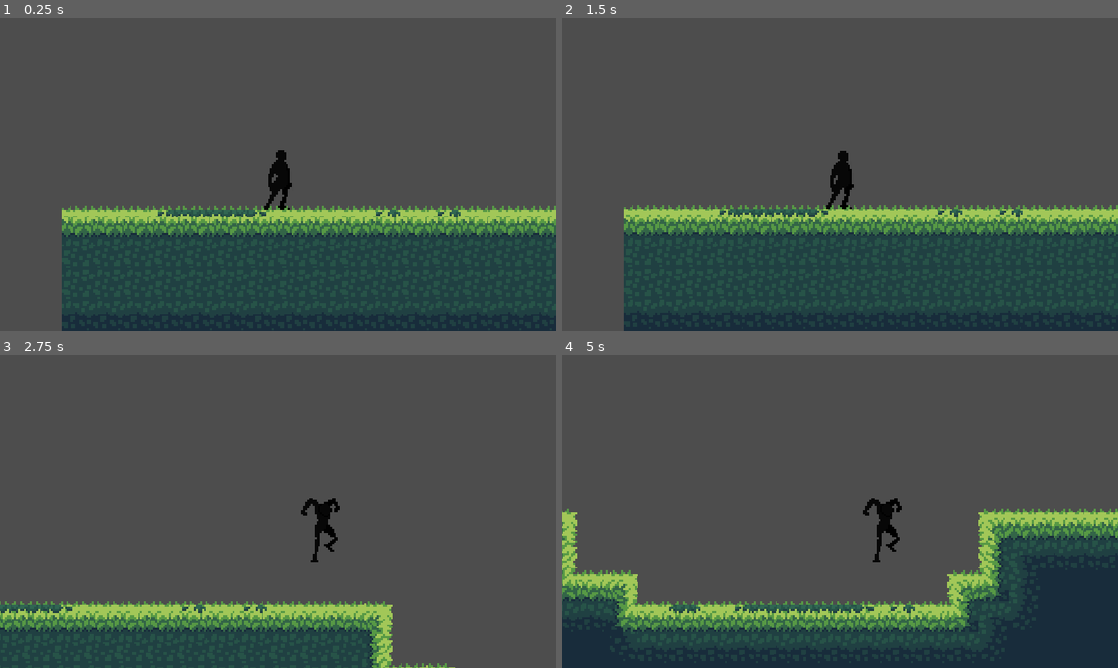
Above: before the commit, frames 1-4 (two rows, left to right).
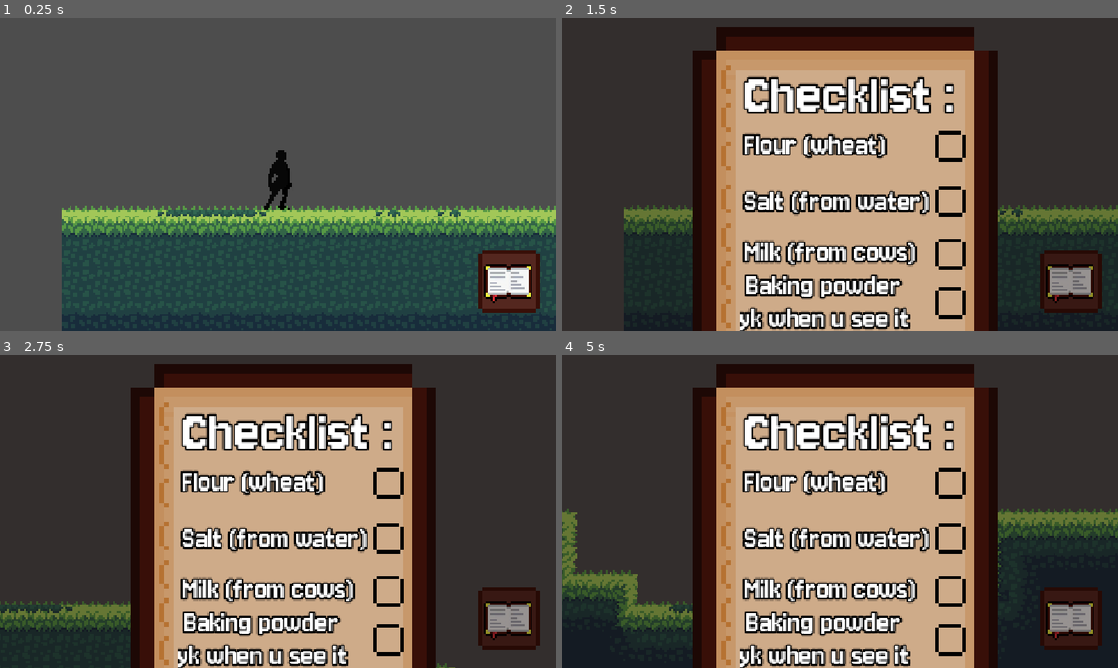
Above: after the commit, the same moments.

Repository: youswiftlmao/sillouette-chef
Game: Godot game, scene res://scenes/game.tscn
The game is run twice, just before and just after one commit, with the same random seed, the same clock (stepped at 60 frames per second) and the same inputs.
Inputs (mouse positions are in pixels of both pictures, inside the frame that each line leads up to):
- Up to frame 1 (0.25 s): no input
- Up to frame 2 (1.5 s): click (1073, 280) at 0.52 s; click (845, 174) at 1.27 s
- Up to frame 3 (2.75 s): tap Enter at 2 s; hold D (right) from 2.03 s (still down); tap Alt at 2.1 s; tap W (jump) at 2.27 s
- Up to frame 4 (5 s): tap Shift at 2.85, 4.35 s; tap W (jump) at 3.02, 4.52 s; release D (right) at 3.53 s; hold A (left) 3.53-4.28 s; tap Alt at 3.6 s; hold D (right) from 4.28 s (still down)

The runs differ from the first frame. In frame 1, 2.2% of the frame differs, in the area x 86-98%, y 74-95%; in frame 2, 98%; in frame 3, 99%, in the area x 0-100%, y 0-100%; in frame 4, 93%.

Commit message:
added sfx and a checklist systm where you have to gather items with hindfs whicih once collecterd show a green tick cruicial part as it indicates your gotten everything and can go to the next level fixed some bug smoothed the camera reword the jump and landing sfx continuing on with level design for now

Diff:
--- a/scenes/thechef.tscn
+++ b/scenes/thechef.tscn
@@ -7,6 +7,13 @@
 [ext_resource type="AudioStream" uid="uid://bwqwqhuw1p0lf" path="res://sounds/sound3.mp3" id="5_oaxxh"]
 [ext_resource type="AudioStream" uid="uid://ctrirlx1vy0qk" path="res://sounds/abdalrahman_bm-8-bit-grass-footsteps-1-408575.mp3" id="6_oaxxh"]
 [ext_resource type="AudioStream" uid="uid://bvgt27lvb85h6" path="res://sounds/freesound_community-punch-boxing-06-reverb-82202.mp3" id="7_jnxtm"]
+[ext_resource type="Script" uid="uid://dje4y2f7lgemo" path="res://scripts/GUI.gd" id="8_vrpk8"]
+[ext_resource type="Texture2D" uid="uid://dmhh3luq3ohhe" path="res://assets/inv.png" id="9_pm1cm"]
+[ext_resource type="Texture2D" uid="uid://d4dgcivhkmf08" path="res://assets/bginv.png" id="10_e6ydx"]
+[ext_resource type="Texture2D" uid="uid://b4m41m1q6oghd" path="res://assets/inv open.png" id="11_e8iao"]
+[ext_resource type="FontFile" uid="uid://bh6jvsa7eqolq" path="res://text/Jersey10-Regular.ttf" id="12_yjsmm"]
+[ext_resource type="Texture2D" uid="uid://k61gepb1o8tr" path="res://assets/check.png" id="13_3uxqh"]
+[ext_resource type="Texture2D" uid="uid://bvhfw81gwrpnx" path="res://assets/DONE.png" id="14_gjg41"]
 
 [sub_resource type="AtlasTexture" id="AtlasTexture_md6kr"]
 atlas = ExtResource("1_bhwxj")
@@ -172,6 +179,58 @@
 [sub_resource type="RectangleShape2D" id="RectangleShape2D_keyna"]
 size = Vector2(11, 30)
 
+[sub_resource type="Animation" id="Animation_pyvwr"]
+length = 0.001
+tracks/0/type = "value"
+tracks/0/imported = false
+tracks/0/enabled = true
+tracks/0/path = NodePath(".:position")
+tracks/0/interp = 1
+tracks/0/loop_wrap = true
+tracks/0/keys = {
+"times": PackedFloat32Array(0),
+"transitions": PackedFloat32Array(1),
+"update": 0,
+"values": [Vector2(587.00006, 393.00003)]
+}
+
+[sub_resource type="Animation" id="Animation_bejd7"]
+resource_name = "close"
+tracks/0/type = "value"
+tracks/0/imported = false
+tracks/0/enabled = true
+tracks/0/path = NodePath(".:position")
+tracks/0/interp = 1
+tracks/0/loop_wrap = true
+tracks/0/keys = {
+"times": PackedFloat32Array(0, 0.5),
+"transitions": PackedFloat32Array(1, 1),
+"update": 0,
+"values": [Vector2(587.00006, -295.99997), Vector2(587.00006, 393.00003)]
+}
+
+[sub_resource type="Animation" id="Animation_ixqi8"]
+resource_name = "open"
+tracks/0/type = "value"
+tracks/0/imported = false
+tracks/0/enabled = true
+tracks/0/path = NodePath(".:position")
+tracks/0/interp = 1
+tracks/0/loop_wrap = true
+tracks/0/keys = {
+"times": PackedFloat32Array(0, 0.5),
+"transitions": PackedFloat32Array(1, 1),
+"update": 0,
+"values": [Vector2(587.00006, 393.00003), Vector2(587.00006, -295.99997)]
+}
+
+[sub_resource type="AnimationLibrary" id="AnimationLibrary_lyk8j"]
+_data = {
+&"RESET": SubResource("Animation_pyvwr"),
+&"close": SubResource("Animation_bejd7"),
+&"open": SubResource("Animation_ixqi8")
+}
+
 [node name="thechef" type="CharacterBody2D" unique_id=241996407]
 script = ExtResource("1_keyna")
 
@@ -209,4 +268,138 @@
 volume_db = -24.701
 pitch_scale = 1.1
 
+[node name="CanvasLayer" type="CanvasLayer" parent="." unique_id=614088534]
+script = ExtResource("8_vrpk8")
+
+[node name="toggleinv" type="TextureButton" parent="CanvasLayer" unique_id=339765818]
+offset_left = 990.00006
+offset_top = 481.00006
+offset_right = 1022.00006
+offset_bottom = 513.00006
+scale = Vector2(4.045454, 4.045454)
+texture_normal = ExtResource("9_pm1cm")
+
+[node name="inv2" type="Node2D" parent="CanvasLayer" unique_id=1778009688]
+position = Vector2(587.00006, 393.00003)
+scale = Vector2(4.045454, 4.045454)
+
+[node name="inv" type="TextureButton" parent="CanvasLayer/inv2" unique_id=155247739]
+modulate = Color(1, 1, 1, 0.6392157)
+offset_left = -145.00002
+offset_top = 70.0
+offset_right = -81.000015
+offset_bottom = 134.0
+scale = Vector2(4.558556, 2.6213572)
+texture_normal = ExtResource("10_e6ydx")
+
+[node name="InvOpen" type="Sprite2D" parent="CanvasLayer/inv2" unique_id=116163650]
+position = Vector2(0, 156.00002)
+scale = Vector2(2.4449477, 2.4449477)
+texture = ExtResource("11_e8iao")
+
+[node name="checklist" type="RichTextLabel" parent="CanvasLayer/inv2" unique_id=1299844320]
+offset_left = -57.999996
+offset_top = 95.99999
+offset_right = 201.03284
+offset_bottom = 167.57608
+scale = Vector2(0.48256433, 0.48256433)
+theme_override_constants/outline_size = 8
+theme_override_fonts/normal_font = ExtResource("12_yjsmm")
+theme_override_font_sizes/normal_font_size = 64
+text = " Checklist : "
+
+[node name="todo" type="RichTextLabel" parent="CanvasLayer/inv2" unique_id=1715685544]
+offset_left = -54.999996
+offset_top = 130.0
+offset_right = 204.03284
+offset_bottom = 201.57608
+scale = Vector2(0.48256433, 0.48256433)
+theme_override_constants/outline_size = 8
+theme_override_fonts/normal_font = ExtResource("12_yjsmm")
+theme_override_font_sizes/normal_font_size = 32
+text = " Flour (wheat)"
+
+[node name="todo2" type="RichTextLabel" parent="CanvasLayer/inv2" unique_id=819069973]
+offset_left = -54.999996
+offset_top = 159.0
+offset_right = 204.03284
+offset_bottom = 230.57608
+scale = Vector2(0.48256433, 0.48256433)
+theme_override_constants/outline_size = 8
+theme_override_fonts/normal_font = ExtResource("12_yjsmm")
+theme_override_font_sizes/normal_font_size = 32
+text = " Salt (from water)"
+
+[node name="todo3" type="RichTextLabel" parent="CanvasLayer/inv2" unique_id=2115722323]
+offset_left = -54.999996
+offset_top = 184.99998
+offset_right = 204.03284
+offset_bottom = 256.57605
+scale = Vector2(0.48256433, 0.48256433)
+theme_override_constants/outline_size = 8
+theme_override_fonts/normal_font = ExtResource("12_yjsmm")
+theme_override_font_sizes/normal_font_size = 32
+text = " Milk (from cows)"
+
+[node name="todo4" type="RichTextLabel" parent="CanvasLayer/inv2" unique_id=1807228165]
+offset_left = -53.999996
+offset_top = 201.99998
+offset_right = 205.03284
+offset_bottom = 273.57605
+scale = Vector2(0.48256433, 0.48256433)
+theme_override_constants/outline_size = 8
+theme_override_fonts/normal_font = ExtResource("12_yjsmm")
+theme_override_font_sizes/normal_font_size = 32
+text = " Baking powder
+yk when u see it"
+
+[node name="Check" type="Sprite2D" parent="CanvasLayer/inv2" unique_id=279740795]
+position = Vector2(54.000004, 139.00002)
+scale = Vector2(0.49769968, 0.49769968)
+texture = ExtResource("13_3uxqh")
+
+[node name="Check2" type="Sprite2D" parent="CanvasLayer/inv2" unique_id=128222869]
+position = Vector2(54.000004, 167.00002)
+scale = Vector2(0.49769968, 0.49769968)
+texture = ExtResource("13_3uxqh")
+
+[node name="Check3" type="Sprite2D" parent="CanvasLayer/inv2" unique_id=77483744]
+position = Vector2(54.000004, 194)
+scale = Vector2(0.49769968, 0.49769968)
+texture = ExtResource("13_3uxqh")
+
+[node name="Check4" type="Sprite2D" parent="CanvasLayer/inv2" unique_id=882223571]
+position = Vector2(54.000004, 219)
+scale = Vector2(0.49769968, 0.49769968)
+texture = ExtResource("13_3uxqh")
+
+[node name="Done" type="Sprite2D" parent="CanvasLayer/inv2" unique_id=1108935730]
+visible = false
+position = Vector2(53, 137)
+scale = Vector2(0.67926574, 0.67926574)
+texture = ExtResource("14_gjg41")
+
+[node name="Done2" type="Sprite2D" parent="CanvasLayer/inv2" unique_id=438305205]
+visible = false
+position = Vector2(53, 166)
+scale = Vector2(0.67926574, 0.67926574)
+texture = ExtResource("14_gjg41")
+
+[node name="Done3" type="Sprite2D" parent="CanvasLayer/inv2" unique_id=1555713679]
+visible = false
+position = Vector2(53, 193)
+scale = Vector2(0.67926574, 0.67926574)
+texture = ExtResource("14_gjg41")
+
+[node name="Done4" type="Sprite2D" parent="CanvasLayer/inv2" unique_id=1532638337]
+visible = false
+position = Vector2(53, 216.99997)
+scale = Vector2(0.67926574, 0.67926574)
+texture = ExtResource("14_gjg41")
+
+[node name="AnimationPlayer" type="AnimationPlayer" parent="CanvasLayer/inv2" unique_id=304000255]
+libraries/ = SubResource("AnimationLibrary_lyk8j")
+
 [connection signal="timeout" from="FootstepTimer" to="." method="_on_time_footstep_timer_timeout"]
+[connection signal="pressed" from="CanvasLayer/toggleinv" to="CanvasLayer" method="_on_toggleinv_pressed"]
+[connection signal="pressed" from="CanvasLayer/inv2/inv" to="CanvasLayer" method="_on_inv_pressed"]
--- /dev/null
+++ b/scripts/GUI.gd
@@ -0,0 +1,10 @@
+extends CanvasLayer
+
+
+
+func _on_toggleinv_pressed() -> void:
+	$inv2/AnimationPlayer.play("open")
+
+
+func _on_inv_pressed() -> void:
+	$inv2/AnimationPlayer.play("close")
--- a/scripts/player.gd
+++ b/scripts/player.gd
@@ -4,9 +4,15 @@
 const SPEED = 175.0
 const JUMP_VELOCITY = -270.0
 
+
 @onready var chef: AnimatedSprite2D = $chef
 
 var was_on_floor: bool = false
+
+var gotitem1 = false
+var gotitem2 = false
+var gotitem3 = false
+var gotitem4 = false
 
 
 func _physics_process(delta: float) -> void:
Binary file added: assets/DONE.png
Not shown, added: assets/DONE.png.import
Binary file added: assets/bginv.png
Not shown, added: assets/bginv.png.import
Binary file added: assets/check.png
Not shown, added: assets/check.png.import
Binary file added: assets/inv open.png
Not shown, added: assets/inv open.png.import
Binary file added: assets/inv.png
Not shown, added: assets/inv.png.import
Not shown, added: scripts/GUI.gd.uid
Binary file added: text/Jersey10-Regular.ttf
(and 7 more such lines)
